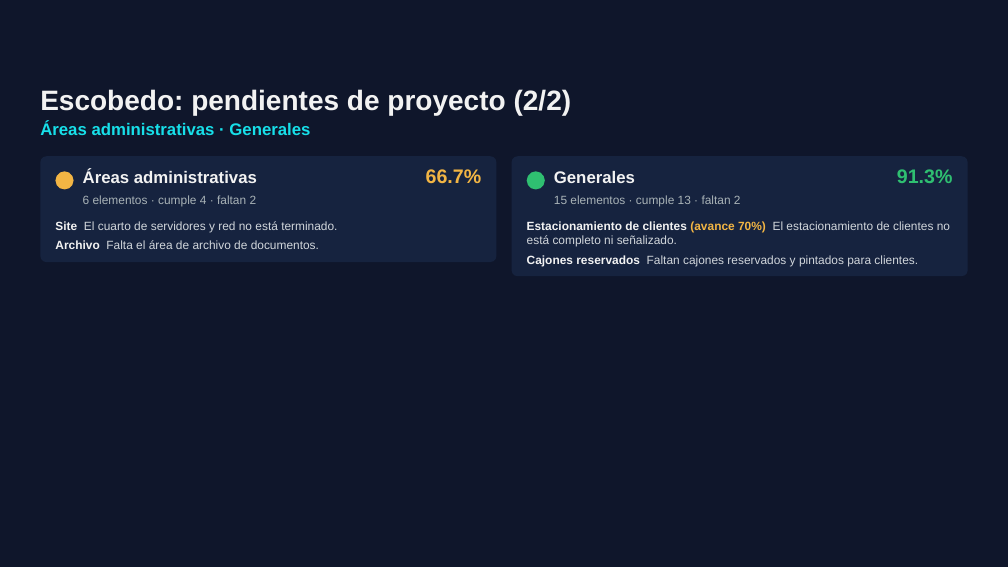
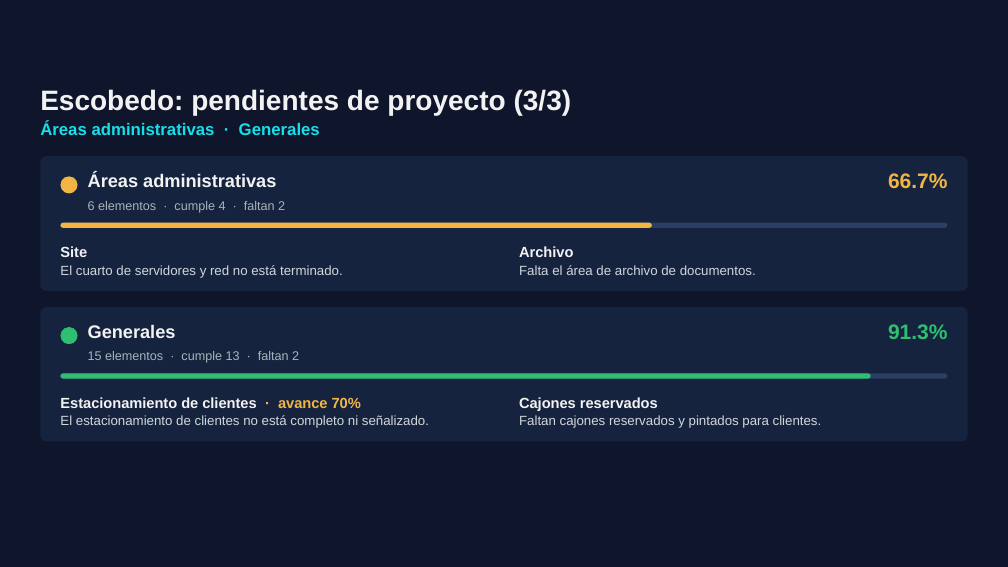
Before and after one commit to ReneDiz/Estatus-Distribuidores, a slide deck: slide 16 of presentacion/Grupo_Velcen_Estatus_nov2026.pptx (slide 15 before the commit). Drawn at 1008x567 pixels with LibreOffice and Linux fonts; fonts in the diff are those of the drawing; background and template pictures are left out. Boxes give left, top, right and bottom in pixels: in the first picture for what was removed or moved away, otherwise in the second. Text is boxed around its words. In the diff, an @@ line names an element or a change of style, - is before the commit and + after.

```diff
--- a/presentacion/Grupo_Velcen_Estatus_nov2026.pptx
+++ b/presentacion/Grupo_Velcen_Estatus_nov2026.pptx
@@ text at (40,89,572,115): text changed @@
-Escobedo: pendientes de proyecto (2/2)
+Escobedo: pendientes de proyecto (3/3)
@@ text "Áreas administrativas · Generales" rewrapped from (40,121,310,135) to (40,121,320,135) @@
@@ rounded rectangle: place and size @@
-rounded rectangle at (512,156,968,276)
+rounded rectangle at (40,156,968,290)
@@ rounded rectangle at (40,156,968,290): proportions changed @@
@@ rounded rectangle removed at (40,156,496,262) @@
@@ ellipse: place and size @@
-ellipse at (55,171,74,190)
+ellipse at (60,176,78,194)
@@ text "Áreas administrativas" at (88,173,276,187): size 12 to 13 pt @@
@@ text "66.7%": place and size @@
-text "66.7%" at (426,169,482,183)
+text "66.7%" at (888,173,947,188)
@@ text "66.7%" at (888,173,947,188): size 14 to 15 pt @@
@@ text "6 elementos · cumple 4 ..." at (88,201,285,213): size 8.5 to 9 pt @@
@@ rounded rectangle added at (60,223,948,228), fill #2B3E63 @@
@@ rounded rectangle added at (60,223,652,228), fill #F2B544 @@
@@ text at (60,246,343,278): text changed; size 8.5 to 9.5 pt @@
-Site El cuarto de servidores y red no está terminado.
-Archivo Falta el área de archivo de documentos.
+Site
+El cuarto de servidores y red no está terminado.
@@ text added at (519,246,756,275), 9.5 pt, text #D1D6DB @@
+Archivo
+Falta el área de archivo de documentos.
@@ rounded rectangle added at (40,306,968,440), fill #16233F @@
@@ ellipse: place and size @@
-ellipse at (526,171,544,190)
+ellipse at (60,328,78,345)
@@ text "Generales" at (88,324,176,338): size 12 to 13 pt @@
@@ text "Generales": place and size @@
-text "Generales" at (554,171,635,183)
+text "Generales" at (88,324,176,338)
@@ text "91.3%" at (888,324,947,339): size 14 to 15 pt @@
@@ text "91.3%": place and size @@
-text "91.3%" at (897,169,953,183)
+text "91.3%" at (888,324,947,339)
@@ text "15 elementos · cumple 13 ..." at (88,351,299,363): size 8.5 to 9 pt @@
@@ text "15 elementos · cumple 13 ...": place and size @@
-text "15 elementos · cumple 13 ..." at (554,195,741,207)
+text "15 elementos · cumple 13 ..." at (88,351,299,363)
@@ rounded rectangle added at (60,374,948,379), fill #2B3E63 @@
@@ rounded rectangle added at (60,374,871,379), fill #2FBF71 @@
@@ text at (60,397,429,428): text changed; size 8.5 to 9.5 pt @@
-Estacionamiento de clientes (avance 70%) El estacionamiento de clientes no está completo ni señalizado.
-Cajones reservados Faltan cajones reservados y pintados para clientes.
+Estacionamiento de clientes · avance 70%
+El estacionamiento de clientes no está completo ni señalizado.
@@ text added at (519,397,822,428), 9.5 pt, text #D1D6DB @@
+Cajones reservados
+Faltan cajones reservados y pintados para clientes.
```
Also in this commit, not shown: 8 other slides changed, 7 slides added, 4 slides removed, 3 other files.
